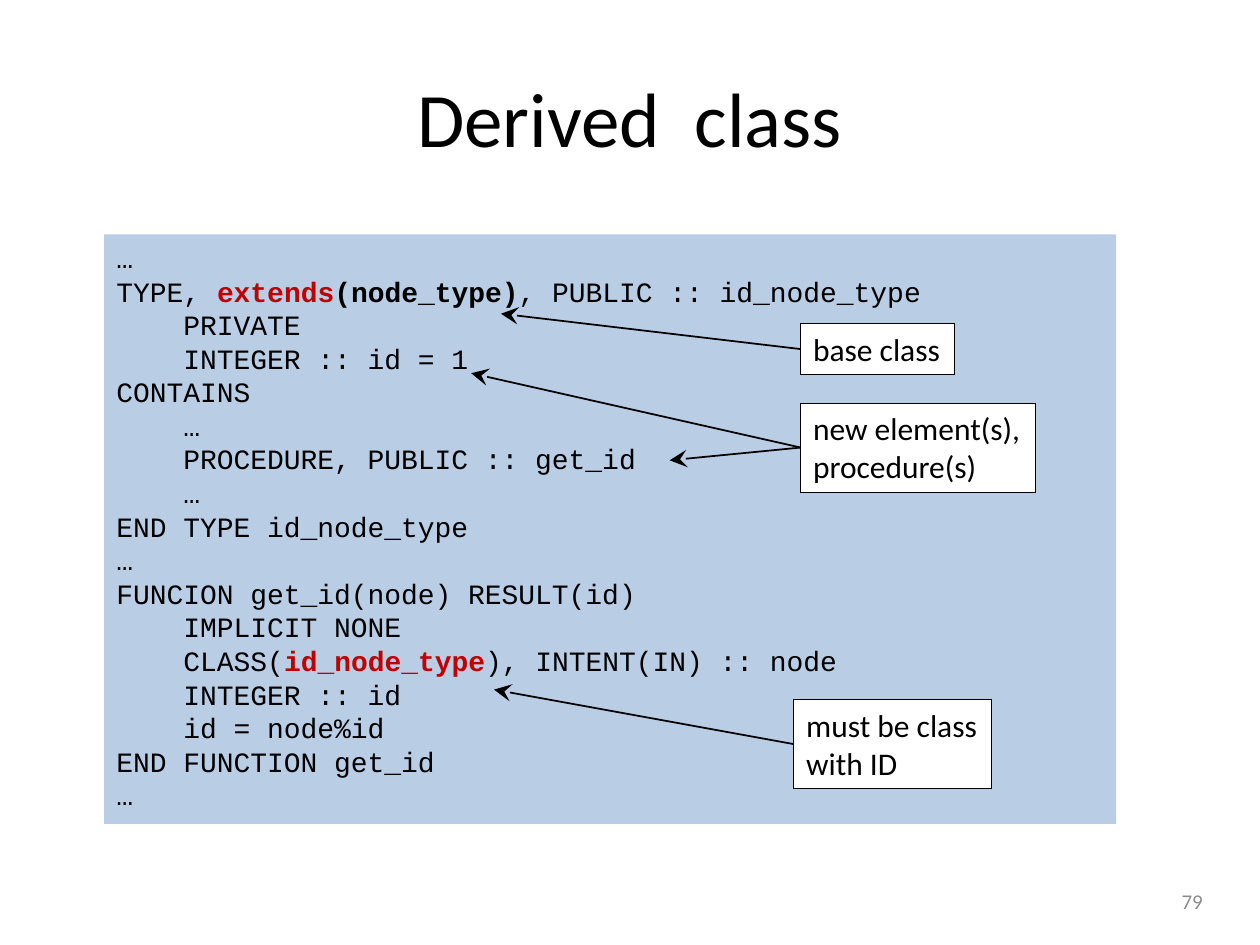
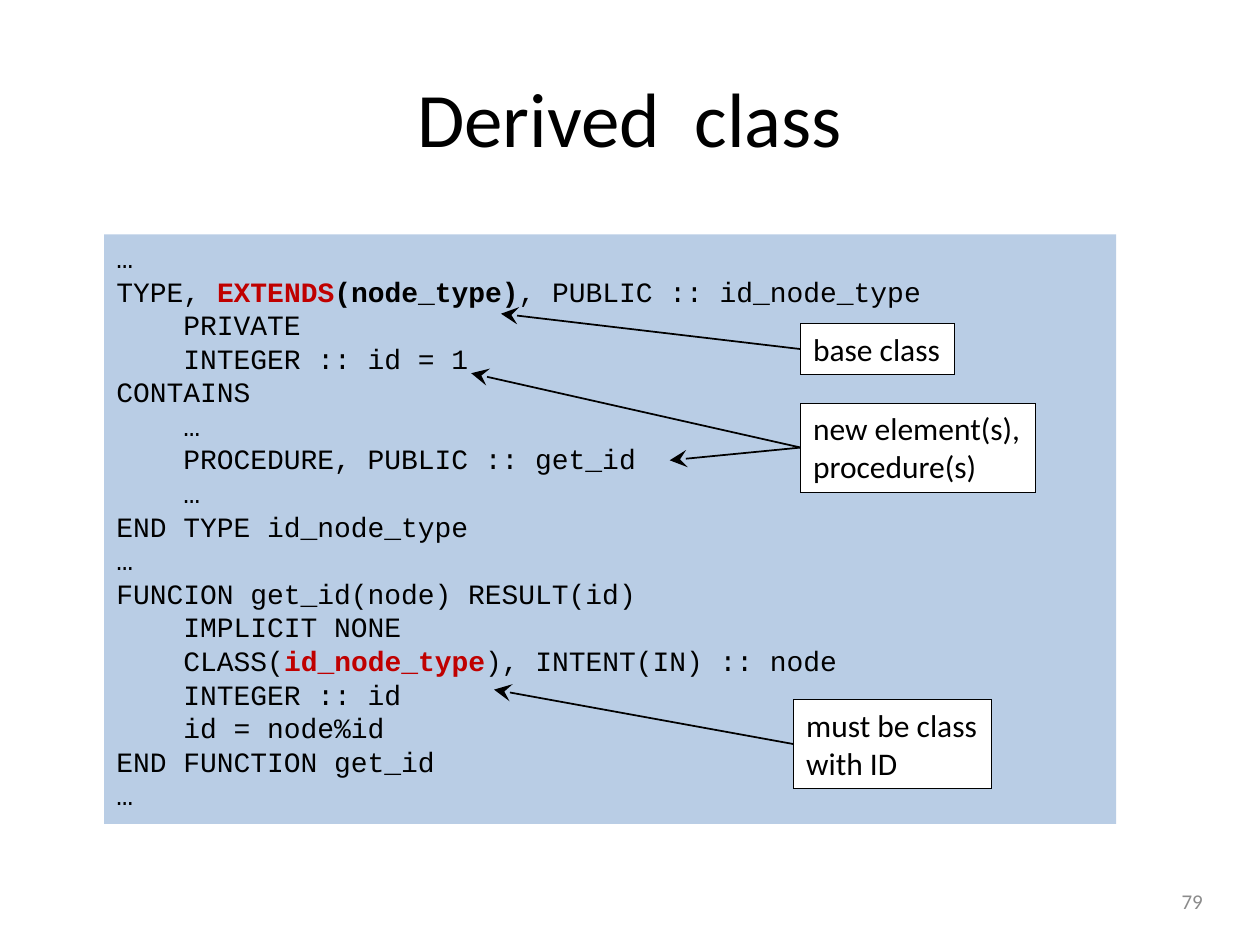
Before and after one commit to gjbex/training-material, a slide deck: slide 79 of Fortran/modern_fortran.pptx. Drawn at 1260x945 pixels with LibreOffice and Linux fonts; fonts in the diff are those of the drawing. Boxes give left, top, right and bottom in pixels: in the first picture for what was removed or moved away, otherwise in the second. Text is boxed around its words. In the diff, an @@ line names an element or a change of style, - is before the commit and + after.

Commit message:
Fix typo; add protected;

```diff
--- a/Fortran/modern_fortran.pptx
+++ b/Fortran/modern_fortran.pptx
@@ text in rectangle at bbox=[116, 282, 921, 310]: text changed @@
-TYPE, extends(node_type), PUBLIC :: id_node_type
+TYPE, EXTENDS(node_type), PUBLIC :: id_node_type
```
Also in this commit, not shown: 2 other slides changed.
